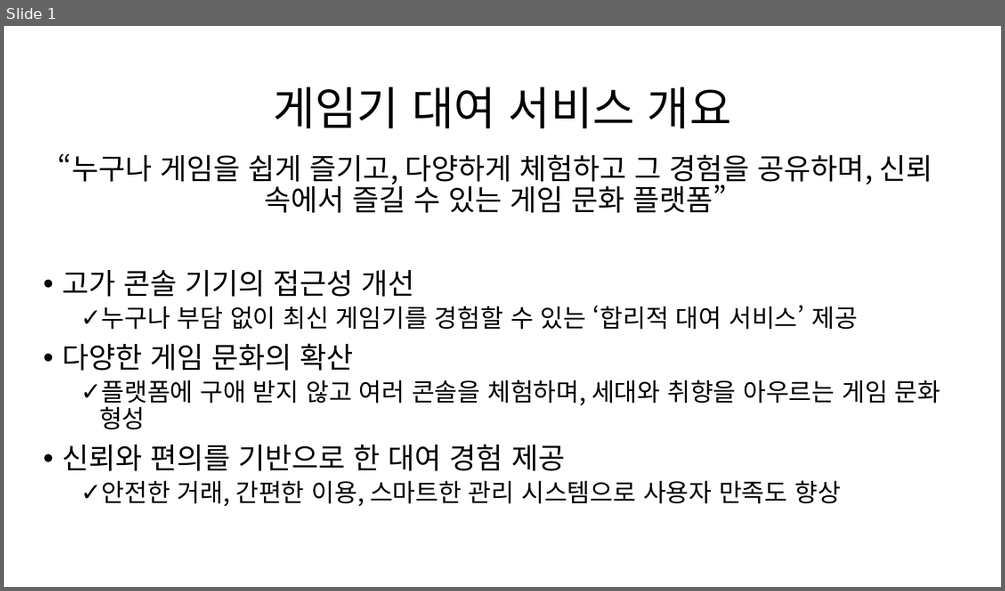
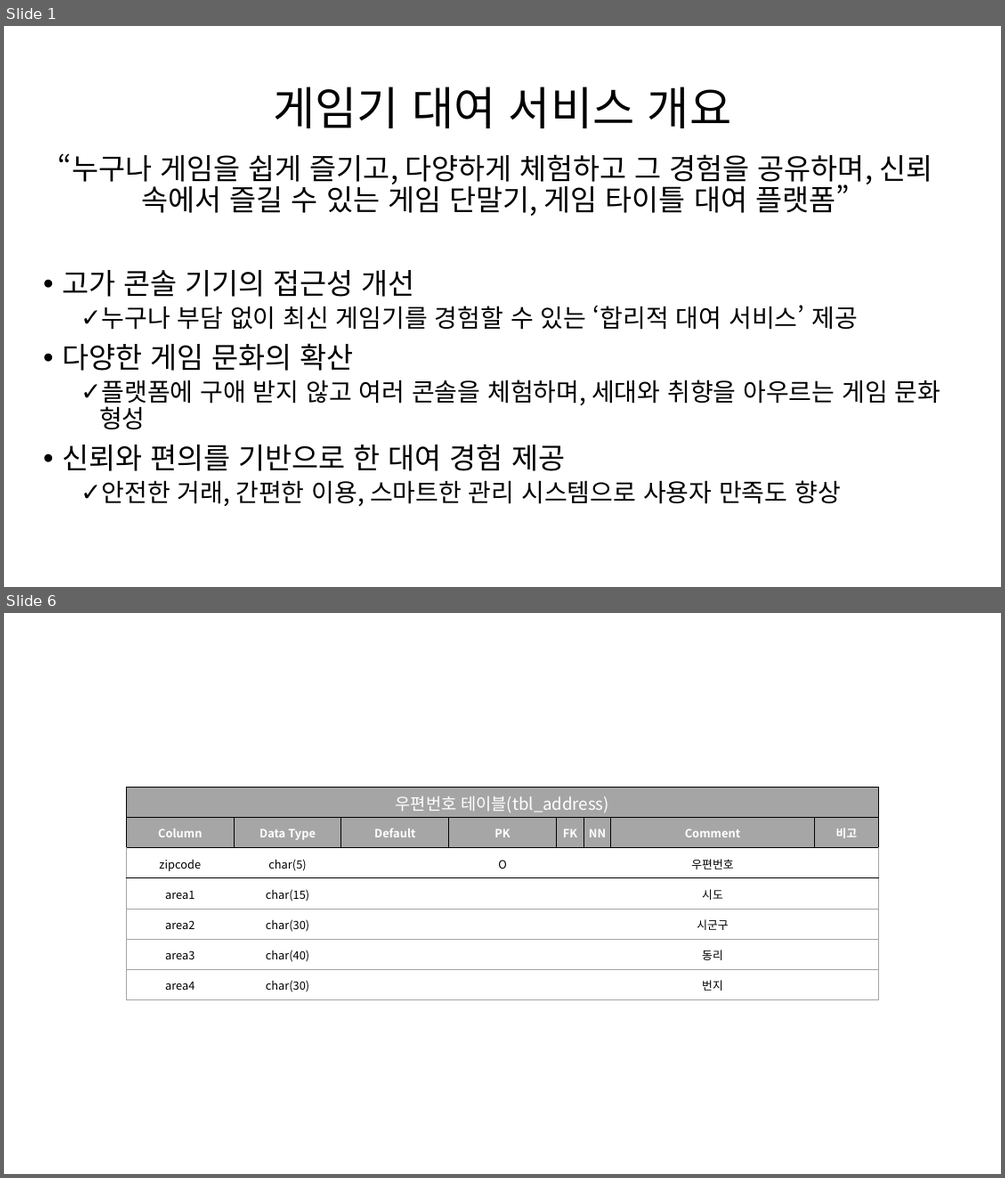
Before and after one commit to gamepex/project, a slide deck: 게임기 대여 서비스 설계도.pptx. Shown one above the other, each under a label of ours: slide 1 before the commit, slides 1 and 6 after it; the slides between them are not shown. The pictures are 1005x591 and 1005x1178 pixels, drawn with LibreOffice and Linux fonts; fonts in the diff are those of the drawing. Boxes give left, top, right and bottom in pixels: in the first picture for what was removed or moved away, otherwise in the second. Text is boxed around its words. In the diff, an @@ line names an element or a change of style, - is before the commit and + after.

```diff
--- a/게임기 대여 서비스 설계도.pptx
+++ b/게임기 대여 서비스 설계도.pptx
@@ slide 6 added at <box>4,613,1001,1174</box>, background #FFFFFF @@
@@ table added at <box>127,787,879,999</box>, 7 rows, 8 columns @@
+우편번호 테이블(tbl_address) |  |  |  |  |  |  | 
+Column | Data Type | Default | PK | FK | NN | Comment | 비고
+zipcode | char(5) |  | O |  |  | 우편번호 | 
+area1 | char(15) |  |  |  |  | 시도 | 
+area2 | char(30) |  |  |  |  | 시군구 | 
+area3 | char(40) |  |  |  |  | 동리 | 
+area4 | char(30) |  |  |  |  | 번지 | 
@@ slide 1 changed as well @@
@@ text at <box>58,153,932,216</box>: text changed @@
-“누구나 게임을 쉽게 즐기고, 다양하게 체험하고 그 경험을 공유하며, 신뢰 속에서 즐길 수 있는 게임 문화 플랫폼”
+“누구나 게임을 쉽게 즐기고, 다양하게 체험하고 그 경험을 공유하며, 신뢰 속에서 즐길 수 있는 게임 단말기, 게임 타이틀 대여 플랫폼”
```
Also in this commit, not shown: 9 other slides added, 2 slides removed, 24 other files.
